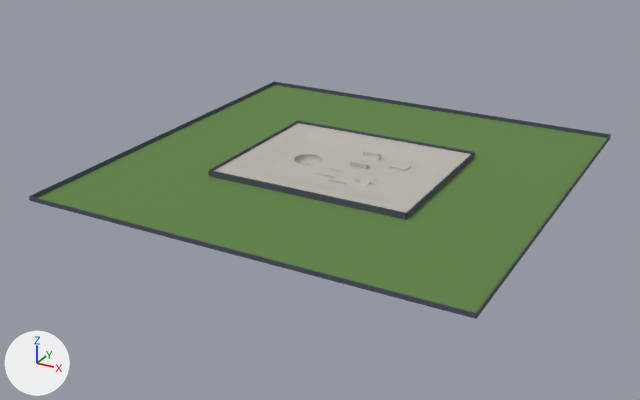
Before and after pictures for a commit that changed the glTF model conditioned/beargarden/spot_ralis.glb.
Both versions are drawn from a 50 mm lens placed at (123.5, -241.7, 107.0), pointed at (-5.2, -7.7, -10.0). Lighting does not change. The marker at lower left points along +X, +Y and +Z. The first picture is the older version. Vertices at exactly the same position are counted once.

The first picture shows 'spot_ralis'.
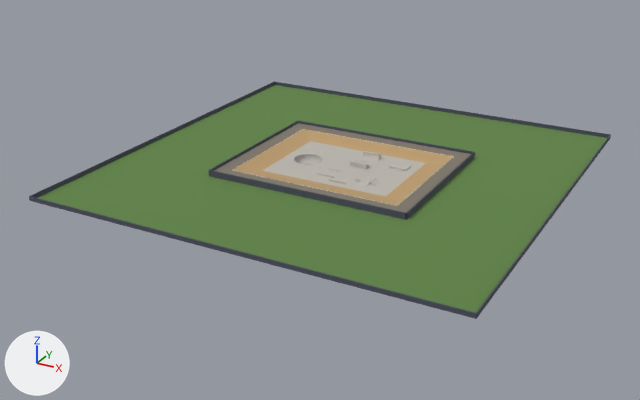
Boxes [x1, y1, x2, y2] around the edits, measured in the pictures (640 x 400 px):
```json
{"part": 1, "of": "me_mesh_0", "change": "added", "after": [233, 170, 397, 206]}
{"part": 2, "of": "me_mesh_0", "change": "added", "after": [233, 129, 451, 206]}
{"part": 3, "of": "me_mesh_0", "change": "surface changed", "before": [214, 123, 471, 212], "after": [214, 123, 471, 212], "on screen": "darker"}
```

Edits to the scene script, one JSON object a line:
```json
{"block": "me_mesh_0", "where": "# used by ob_spot_ralis; location = (0.0, 0.0, 0.0)"}
{"op": "remove", "block": "me_mesh_0", "code": "me_mesh_0.from_pydata(...)  # 1684 vertices, 2492 faces; spans x -70.2..70.2, y -70.2..70.2, z -2.6..2.1"}
{"op": "add", "block": "me_mesh_0", "code": "me_mesh_0.from_pydata(...)  # 1716 vertices, 2524 faces; spans x -70.2..70.2, y -70.2..70.2, z -2.6..2.1"}
{"block": "me_mesh_0", "change": "me_mesh_0 part 1: the loose piece of 8 vertices spanning x 1.0..7.0, y -13.3..-13.2, z 0.5..0.6 is copied, and the copy is scaled about its middle by (9.67, 3.33, 3.33), then moved by (-4.0, -9.8, 0.7); it spans x -29.0..29.0, y -23.0, z 1.2..1.3"}
{"block": "me_mesh_0", "change": "me_mesh_0 part 2"}
{"block": "me_mesh_0", "change": "16 vertices are added at x -29.0..29.0, y -23.0..23.0, z 1.2..1.3"}
{"block": "me_mesh_0", "change": "16 new faces join them"}
{"block": "me_mesh_0", "change": "me_mesh_0 part 3: 24 kept faces spanning x -34.0..34.0, y -28.0..28.0, z 0.0..1.2 get new texture (UV) coordinates"}
{"block": "me_mesh_0", "change": "other edits to the shape of me_mesh_0 do not show in these pictures"}
```
